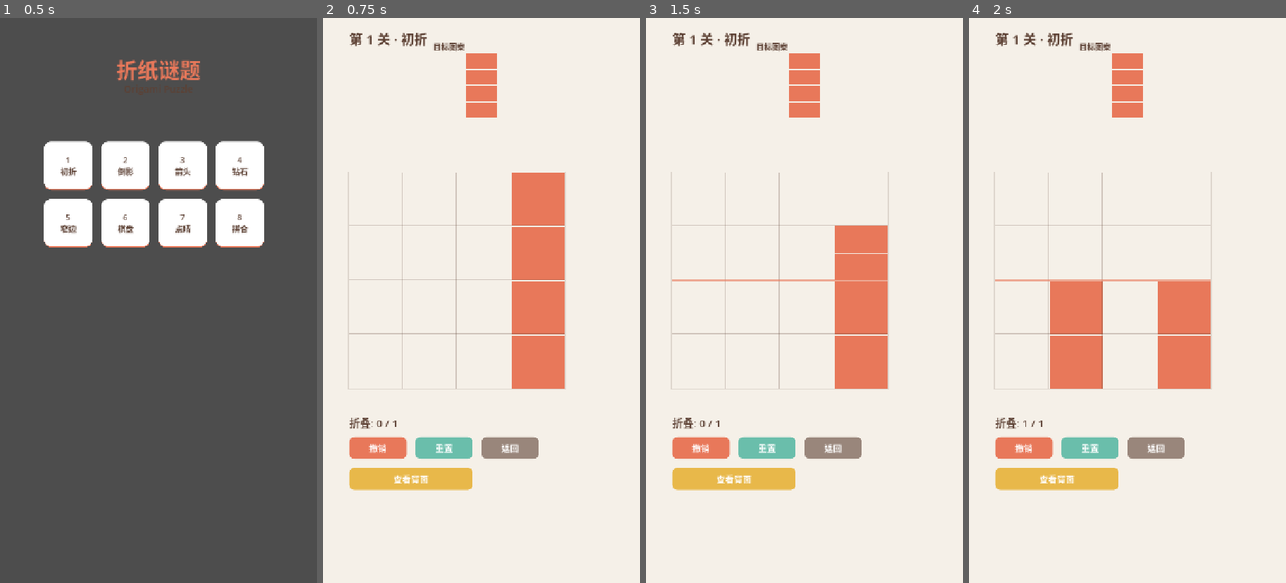
Above: before the commit, frames 1-4 (left to right).
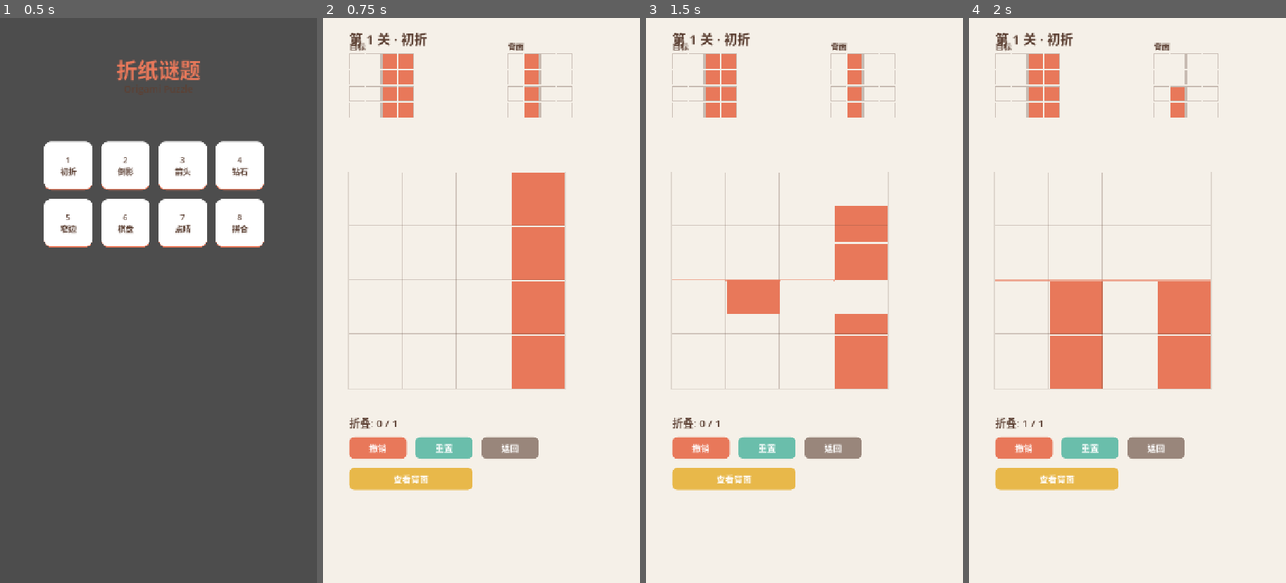
Above: after the commit, the same moments.

Repository: oscarrr112/origami-puzzle
Game: Godot game, scene res://scenes/main.tscn
The game is run twice, just before and just after one commit, with the same random seed, the same clock (stepped at 60 frames per second) and the same inputs.
Inputs (mouse positions are in pixels of both pictures, inside the frame that each line leads up to):
- Up to frame 1 (0.5 s): no input
- Up to frame 2 (0.75 s): click "1 初折" at 0.5 s
- Up to frame 3 (1.5 s): click (725, 277) at 1.27 s
- Up to frame 4 (2 s): no input

Frame 1 is identical in both runs. In frame 2, 3.1% of the frame differs, in the area x 8-79%, y 4-18%; in frame 3, 5.9%, in the area x 8-79%, y 4-53%; in frame 4, 2.9%.

Commit message:
feat: add back preview grid, fix int/float type safety, improve fold animation
- Add _to_int_grid() to normalize JSON float values to int at load time
- Add small "back" and "target" preview grids with cell borders in game UI
- Rewrite fold animation: source cells shrink + target cells expand simultaneously
- Add EASE_IN_OUT sine easing for smoother animation
- Delay win popup 0.5s after animation for better player feedback

Co-Authored-By: Claude Opus 4.6 <noreply@anthropic.com>

Diff:
--- a/project.godot
+++ b/project.godot
@@ -11,9 +11,9 @@
 [application]
 
 config/name="OrigamiPuzzle"
+run/main_scene="res://scenes/main.tscn"
 config/features=PackedStringArray("4.6", "Forward Plus")
 config/icon="res://icon.svg"
-run/main_scene="res://scenes/main.tscn"
 
 [display]
 
--- a/scripts/game.gd
+++ b/scripts/game.gd
@@ -8,7 +8,8 @@
 const TARGET_CELL_SIZE := 35
 const TARGET_GAP := 2
 const GRID_ORIGIN := Vector2(60, 350)
-const TARGET_ORIGIN := Vector2(250, 80)
+const TARGET_ORIGIN := Vector2(60, 80)
+const BACK_ORIGIN := Vector2(420, 80)
 const HUD_Y_OFFSET := 60
 const FOLD_BTN_THICKNESS := 44
 const ANIM_DURATION := 0.3
@@ -31,6 +32,7 @@
 
 var cell_rects: Array = []
 var target_rects: Array = []
+var back_rects: Array = []
 var fold_buttons: Array = []
 var fold_lines: Array = []
 var fold_label: Label
@@ -57,6 +59,7 @@
 		child.queue_free()
 	cell_rects.clear()
 	target_rects.clear()
+	back_rects.clear()
 	fold_buttons.clear()
 	fold_lines.clear()
 
@@ -64,6 +67,7 @@
 	_build_level_title()
 	_build_target_label()
 	_build_target_grid()
+	_build_back_grid()
 	_build_grid_border()
 	_build_main_grid()
 	_build_fold_lines()
@@ -91,7 +95,7 @@
 
 func _build_target_label() -> void:
 	var lbl := Label.new()
-	lbl.text = "目标图案"
+	lbl.text = "目标"
 	lbl.position = Vector2(TARGET_ORIGIN.x, TARGET_ORIGIN.y - 28)
 	lbl.add_theme_font_size_override("font_size", 18)
 	lbl.add_theme_color_override("font_color", TEXT_COLOR)
@@ -107,16 +111,39 @@
 	for row in range(s):
 		var row_arr := []
 		for col in range(s):
-			var rect := ColorRect.new()
-			rect.size = Vector2(TARGET_CELL_SIZE, TARGET_CELL_SIZE)
-			rect.position = Vector2(
-				col * (TARGET_CELL_SIZE + TARGET_GAP),
-				row * (TARGET_CELL_SIZE + TARGET_GAP)
+			var cell := _create_preview_cell(
+				int(model.target[row][col]),
+				Vector2(col * (TARGET_CELL_SIZE + TARGET_GAP), row * (TARGET_CELL_SIZE + TARGET_GAP))
 			)
-			rect.color = COLOR_MAP[int(model.target[row][col])]
-			container.add_child(rect)
-			row_arr.append(rect)
+			container.add_child(cell)
+			row_arr.append(cell)
 		target_rects.append(row_arr)
+
+
+func _build_back_grid() -> void:
+	# 背面标签
+	var lbl := Label.new()
+	lbl.text = "背面"
+	lbl.position = Vector2(BACK_ORIGIN.x, BACK_ORIGIN.y - 28)
+	lbl.add_theme_font_size_override("font_size", 18)
+	lbl.add_theme_color_override("font_color", TEXT_COLOR)
+	add_child(lbl)
+
+	var s := model.size
+	var container := Node2D.new()
+	container.position = BACK_ORIGIN
+	add_child(container)
+
+	for row in range(s):
+		var row_arr := []
+		for col in range(s):
+			var cell := _create_preview_cell(
+				int(model.back[row][col]),
+				Vector2(col * (TARGET_CELL_SIZE + TARGET_GAP), row * (TARGET_CELL_SIZE + TARGET_GAP))
+			)
+			container.add_child(cell)
+			row_arr.append(cell)
+		back_rects.append(row_arr)
 
 
 func _build_grid_border() -> void:
@@ -150,6 +177,26 @@
 		col * (CELL_SIZE + CELL_GAP),
 		row * (CELL_SIZE + CELL_GAP)
 	)
+
+
+func _create_preview_cell(color_id: int, pos: Vector2) -> Panel:
+	var panel := Panel.new()
+	panel.size = Vector2(TARGET_CELL_SIZE, TARGET_CELL_SIZE)
+	panel.position = pos
+	var style := StyleBoxFlat.new()
+	style.bg_color = COLOR_MAP[color_id]
+	style.border_width_top = 1
+	style.border_width_bottom = 1
+	style.border_width_left = 1
+	style.border_width_right = 1
+	style.border_color = Color("#5C4033", 0.3)
+	panel.add_theme_stylebox_override("panel", style)
+	return panel
+
+
+func _set_preview_cell_color(panel: Panel, color_id: int) -> void:
+	var style: StyleBoxFlat = panel.get_theme_stylebox("panel")
+	style.bg_color = COLOR_MAP[color_id]
 
 
 func _build_fold_lines() -> void:
@@ -382,39 +429,112 @@
 	_set_fold_buttons_enabled(false)
 
 	var sources: Array = fold_data.sources
+	var targets: Array = fold_data.targets
+	var is_vert: bool = fold_data.is_vertical
+	var fpos: int = fold_data.fold_pos
+
+	# 记录源格子的背面颜色（折叠前已保存在 history 里）
+	var history_state: Dictionary = model._history[model._history.size() - 1]
+	var old_back: Array = history_state.back
+
+	# 收集不重复的 source→target 映射，以及源格子背面颜色
+	var fold_pairs := []  # [{src, tgt, back_color}]
+	var seen := {}
+	for i in range(sources.size()):
+		var src: Vector2i = sources[i]
+		var tgt: Vector2i = targets[i]
+		var key := src.y * 100 + src.x
+		if seen.has(key):
+			continue
+		seen[key] = true
+		var back_val := int(old_back[src.y][src.x])
+		fold_pairs.append({"src": src, "tgt": tgt, "back_color": back_val})
+
+	# 计算折线像素坐标
+	var fold_px := 0.0
+	if is_vert:
+		fold_px = GRID_ORIGIN.x + fpos * (CELL_SIZE + CELL_GAP) - CELL_GAP / 2.0
+	else:
+		fold_px = GRID_ORIGIN.y + fpos * (CELL_SIZE + CELL_GAP) - CELL_GAP / 2.0
+
+	# 创建临时"翻面"格子（从折线展开，显示背面颜色）
+	var temp_cells := []
+	for pair in fold_pairs:
+		var tgt: Vector2i = pair.tgt
+		var back_color: int = pair.back_color
+		# 只有背面有颜色的才显示翻面效果
+		var display_color: Color
+		if back_color != 0:
+			display_color = COLOR_MAP[back_color]
+		else:
+			display_color = COLOR_MAP[0]
+
+		var temp := ColorRect.new()
+		temp.color = display_color
+		temp.z_index = 5
+		var target_pos := _cell_pos(tgt.x, tgt.y)
+		if is_vert:
+			# 从折线位置开始，宽度为0
+			temp.position = Vector2(fold_px, target_pos.y)
+			temp.size = Vector2(0, CELL_SIZE)
+		else:
+			# 从折线位置开始，高度为0
+			temp.position = Vector2(target_pos.x, fold_px)
+			temp.size = Vector2(CELL_SIZE, 0)
+		add_child(temp)
+		temp_cells.append({"node": temp, "tgt": tgt, "target_pos": target_pos})
+
+	# ---- 动画：源缩小 + 目标展开 同时进行 ----
 	var tween := create_tween()
 	tween.set_parallel(true)
-
-	var is_vert: bool = fold_data.is_vertical
-	var fpos: int = fold_data.fold_pos
-
-	for i in range(sources.size()):
-		var src: Vector2i = sources[i]
+	tween.set_ease(Tween.EASE_IN_OUT)
+	tween.set_trans(Tween.TRANS_SINE)
+
+	var fold_duration := 0.4
+
+	# 源格子向折线缩小
+	for pair in fold_pairs:
+		var src: Vector2i = pair.src
 		var cell: ColorRect = cell_rects[src.y][src.x]
-
 		if is_vert:
-			var fold_x := GRID_ORIGIN.x + fpos * (CELL_SIZE + CELL_GAP) - CELL_GAP / 2.0
 			if src.x < fpos:
-				tween.tween_property(cell, "size:x", 0.0, ANIM_DURATION)
-				tween.tween_property(cell, "position:x", fold_x, ANIM_DURATION)
+				tween.tween_property(cell, "size:x", 0.0, fold_duration)
+				tween.tween_property(cell, "position:x", fold_px, fold_duration)
 			else:
-				tween.tween_property(cell, "size:x", 0.0, ANIM_DURATION)
+				tween.tween_property(cell, "size:x", 0.0, fold_duration)
 		else:
-			var fold_y := GRID_ORIGIN.y + fpos * (CELL_SIZE + CELL_GAP) - CELL_GAP / 2.0
 			if src.y < fpos:
-				tween.tween_property(cell, "size:y", 0.0, ANIM_DURATION)
-				tween.tween_property(cell, "position:y", fold_y, ANIM_DURATION)
+				tween.tween_property(cell, "size:y", 0.0, fold_duration)
+				tween.tween_property(cell, "position:y", fold_px, fold_duration)
 			else:
-				tween.tween_property(cell, "size:y", 0.0, ANIM_DURATION)
-
-	tween.chain().tween_callback(func():
-		_refresh_grid()
-		is_animating = false
-		_set_fold_buttons_enabled(true)
-		_update_fold_label()
-		if model.check_win():
-			_show_win()
-	)
+				tween.tween_property(cell, "size:y", 0.0, fold_duration)
+
+	# 目标位置的临时格子从折线展开
+	for tc in temp_cells:
+		var temp: ColorRect = tc.node
+		var target_pos: Vector2 = tc.target_pos
+		if is_vert:
+			tween.tween_property(temp, "size:x", float(CELL_SIZE), fold_duration)
+			tween.tween_property(temp, "position:x", target_pos.x, fold_duration)
+		else:
+			tween.tween_property(temp, "size:y", float(CELL_SIZE), fold_duration)
+			tween.tween_property(temp, "position:y", target_pos.y, fold_duration)
+
+	await tween.finished
+
+	# 清理临时格子，刷新网格到最终状态
+	for tc in temp_cells:
+		tc.node.queue_free()
+	_refresh_grid()
+	_update_fold_label()
+
+	# 通关检测（延迟显示）
+	_set_fold_buttons_enabled(true)
+	is_animating = false
+
+	if model.check_win():
+		await get_tree().create_timer(0.5).timeout
+		_show_win()
 
 
 func _set_fold_buttons_enabled(enabled: bool) -> void:
@@ -430,6 +550,9 @@
 			rect.color = COLOR_MAP[int(model.front[row][col])]
 			rect.size = Vector2(CELL_SIZE, CELL_SIZE)
 			rect.position = _cell_pos(col, row)
+			# 刷新背面小预览
+			if back_rects.size() > row and back_rects[row].size() > col:
+				_set_preview_cell_color(back_rects[row][col], int(model.back[row][col]))
 
 
 func _update_fold_label() -> void:
--- a/scripts/grid_model.gd
+++ b/scripts/grid_model.gd
@@ -14,9 +14,9 @@
 
 func setup(p_size: int, p_front: Array, p_back: Array, p_target: Array, p_max_folds: int) -> void:
 	size = p_size
-	front = _deep_copy(p_front)
-	back = _deep_copy(p_back)
-	target = _deep_copy(p_target)
+	front = _to_int_grid(p_front)
+	back = _to_int_grid(p_back)
+	target = _to_int_grid(p_target)
 	max_folds = p_max_folds
 	folds_used = 0
 	_history.clear()
@@ -141,6 +141,19 @@
 	_history.clear()
 
 
+func _to_int_grid(arr: Array) -> Array:
+	var copy := []
+	for row_data in arr:
+		if row_data is Array:
+			var int_row := []
+			for val in row_data:
+				int_row.append(int(val))
+			copy.append(int_row)
+		else:
+			copy.append(int(row_data))
+	return copy
+
+
 func _deep_copy(arr: Array) -> Array:
 	var copy := []
 	for row_data in arr:
